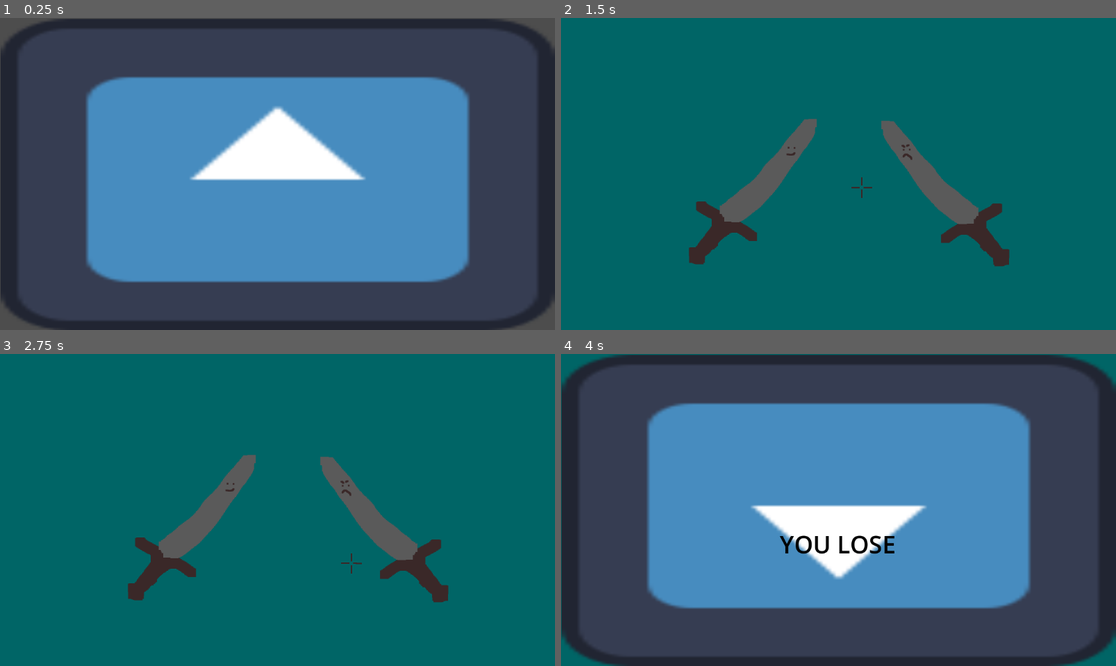
Above: before the commit, frames 1-4 (two rows, left to right).
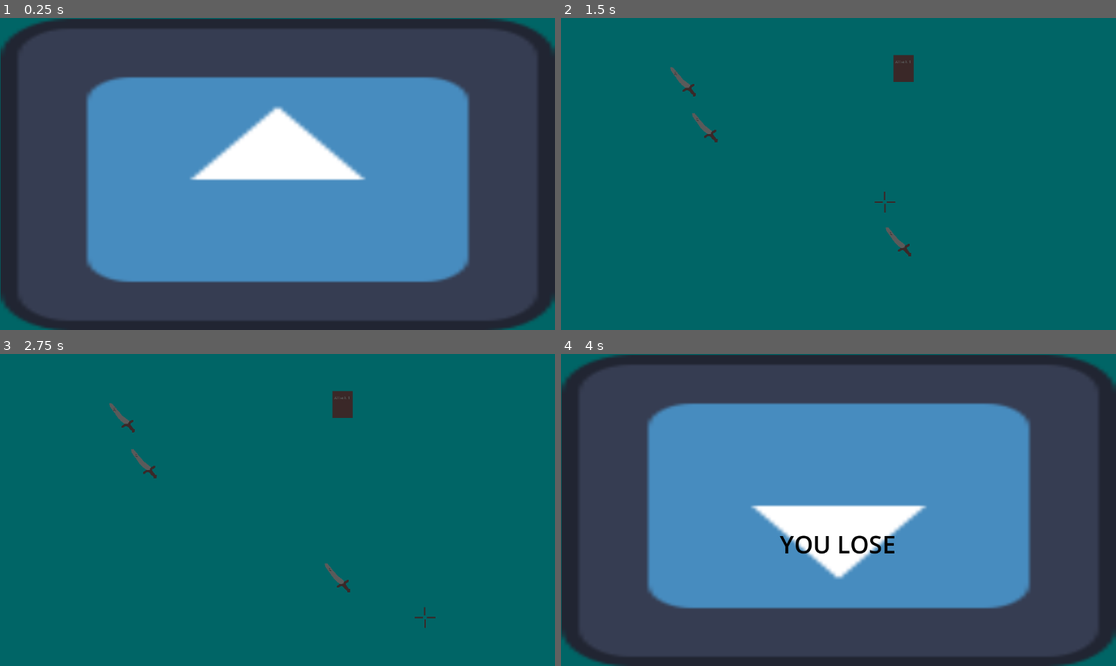
Above: after the commit, the same moments.

Repository: JamsterMan/Game-Jam-PS-16
Game: Godot game, scene res://Scenes/GameScene.tscn
The game is run twice, just before and just after one commit, with the same random seed, the same clock (stepped at 60 frames per second) and the same inputs. The engine's default icon, where the game draws it, is replaced by a stand-in: a white triangle on a blue panel in a dark square.
Inputs:
- Up to frame 1 (0.25 s): no input
- Up to frame 2 (1.5 s): tap Enter at 0.5 s; hold Right (move_right) 0.53-1.28 s; hold Down (move_down) from 1.28 s (still down)
- Up to frame 3 (2.75 s): tap Space at 2 s; release Down (move_down) at 2.03 s; hold Right (move_right) from 2.03 s (still down)
- Up to frame 4 (4 s): tap Enter at 2.75 s; release Right (move_right) at 2.78 s; hold Up (move_up) 2.78-3.53 s; tap Space at 3.5 s; hold Left (move_left) from 3.53 s (still down)

The runs differ from the first frame. In frame 1, 2.0% of the frame differs, in the area x 0-100%, y 0-100%; in frame 2, 5.8%; in frame 3, 5.8%, in the area x 19-81%, y 11-88%; in frame 4, nothing differs.

Commit message:
added random starting positions for targets in aim game

Diff:
--- a/gamejam-ps16/Scenes/GameScene.tscn
+++ b/gamejam-ps16/Scenes/GameScene.tscn
@@ -6,6 +6,13 @@
 [ext_resource type="Script" path="res://Scripts/MiniGame_Timer.gd" id="5_f6n46"]
 
 [node name="Node2D" type="Node2D"]
+
+[node name="MinigameBackground" type="ColorRect" parent="."]
+offset_left = -601.0
+offset_top = -343.0
+offset_right = 611.0
+offset_bottom = 350.0
+color = Color(0, 0.396549, 0.399054, 1)
 
 [node name="Camera2D" type="Camera2D" parent="."]
 
@@ -25,6 +32,7 @@
 texture = ExtResource("1_yf4bn")
 
 [node name="MiniGameAimGame" parent="MiniGameController" instance=ExtResource("4_bhv5a")]
+visible = false
 
 [node name="MiniGameWin" type="TextureRect" parent="MiniGameController"]
 visible = false
@@ -57,6 +65,7 @@
 flip_v = true
 
 [node name="Label" type="Label" parent="MiniGameController/MiniGameLose"]
+layout_mode = 0
 offset_left = 180.0
 offset_top = 198.0
 offset_right = 968.0
--- a/gamejam-ps16/Scenes/mini_game_aim_game.tscn
+++ b/gamejam-ps16/Scenes/mini_game_aim_game.tscn
@@ -1,50 +1,57 @@
 [gd_scene load_steps=9 format=3 uid="uid://b553lrn1iqdav"]
 
 [ext_resource type="Script" path="res://Scripts/mini_game_aim_game.gd" id="1_r3ngn"]
-[ext_resource type="Texture2D" uid="uid://c8a7udy6go8yv" path="res://Sprites/Player.png" id="2_64nno"]
-[ext_resource type="Texture2D" uid="uid://cef2hiojxmf1k" path="res://Sprites/Enemy.png" id="3_uk46h"]
+[ext_resource type="Texture2D" uid="uid://drcf2ml14nas3" path="res://Sprites/Card1.png" id="2_8inmd"]
+[ext_resource type="Texture2D" uid="uid://cef2hiojxmf1k" path="res://Sprites/Enemy.png" id="3_08ax4"]
 [ext_resource type="Script" path="res://Scripts/crosshair.gd" id="4_rrvqo"]
 [ext_resource type="Texture2D" uid="uid://do26r2t7hfm2q" path="res://Sprites/crosshair.png" id="5_bpjir"]
 [ext_resource type="Script" path="res://Scripts/MiniGame_Timer.gd" id="6_oxthh"]
 
-[sub_resource type="CircleShape2D" id="CircleShape2D_3a4tl"]
-radius = 35.6309
+[sub_resource type="RectangleShape2D" id="RectangleShape2D_nnlce"]
+size = Vector2(44, 57)
 
 [sub_resource type="CircleShape2D" id="CircleShape2D_bp46v"]
 radius = 27.5
 
 [node name="MiniGameAimGame" type="Node2D"]
 process_mode = 4
-visible = false
 position = Vector2(-614, -349)
 script = ExtResource("1_r3ngn")
 
-[node name="MinigameBackground" type="ColorRect" parent="."]
-offset_right = 1212.0
-offset_bottom = 693.0
-color = Color(0, 0.396549, 0.399054, 1)
-
-[node name="Target" type="Area2D" parent="."]
+[node name="Target" type="Node2D" parent="."]
 position = Vector2(458, 342)
 
+[node name="TargetArea" type="Area2D" parent="Target"]
+
+[node name="TargetCollision" type="CollisionShape2D" parent="Target/TargetArea"]
+position = Vector2(2, 0.5)
+shape = SubResource("RectangleShape2D_nnlce")
+
 [node name="TargetSprite" type="Sprite2D" parent="Target"]
-scale = Vector2(0.5, 0.5)
-texture = ExtResource("2_64nno")
-
-[node name="TargetCollision" type="CollisionShape2D" parent="Target"]
-position = Vector2(62, -50.75)
-shape = SubResource("CircleShape2D_3a4tl")
+position = Vector2(0, -12)
+scale = Vector2(0.1, 0.1)
+texture = ExtResource("2_8inmd")
 
 [node name="Enemy" type="Sprite2D" parent="."]
-position = Vector2(814, 346)
-scale = Vector2(0.5, 0.5)
-texture = ExtResource("3_uk46h")
+position = Vector2(813, 327)
+scale = Vector2(0.1, 0.1)
+texture = ExtResource("3_08ax4")
+
+[node name="Enemy2" type="Sprite2D" parent="."]
+position = Vector2(813, 327)
+scale = Vector2(0.1, 0.1)
+texture = ExtResource("3_08ax4")
+
+[node name="Enemy3" type="Sprite2D" parent="."]
+position = Vector2(813, 327)
+scale = Vector2(0.1, 0.1)
+texture = ExtResource("3_08ax4")
 
 [node name="Crosshair" type="Area2D" parent="."]
 position = Vector2(615, 347)
 scale = Vector2(0.2, 0.2)
 script = ExtResource("4_rrvqo")
-aim_speed = 150
+aim_speed = 300
 
 [node name="CrosshairSprite" type="Sprite2D" parent="Crosshair"]
 texture = ExtResource("5_bpjir")
@@ -54,7 +61,7 @@
 shape = SubResource("CircleShape2D_bp46v")
 
 [node name="MinigameTimer" type="Timer" parent="."]
-wait_time = 2.0
+wait_time = 3.0
 one_shot = true
 autostart = true
 script = ExtResource("6_oxthh")
--- a/gamejam-ps16/Scripts/mini_game_aim_game.gd
+++ b/gamejam-ps16/Scripts/mini_game_aim_game.gd
@@ -1,8 +1,10 @@
 extends Node2D
+
+var person_count : int = 4
 
 func _minigame_timer_timeout():
 	print("Mini game end")
-	if(get_child(1).has_overlapping_areas() ):
+	if(get_child(0).get_child(0).has_overlapping_areas() ):
 		print("Mini game win")
 		get_parent()._minigame_win()
 	else:
@@ -11,9 +13,9 @@
 
 # Called when the node enters the scene tree for the first time.
 func _ready() -> void:
-	pass # Replace with function body.
-
-
-# Called every frame. 'delta' is the elapsed time since the previous frame.
-func _process(delta: float) -> void:
-	pass
+	var rng = RandomNumberGenerator.new()
+	rng.randomize()
+	for n in person_count:
+		var x = rng.randf_range(-40,40)
+		var y = rng.randf_range(-25,25)
+		get_child(n).global_position = Vector2.UP*y*10 + Vector2.RIGHT*x*10
